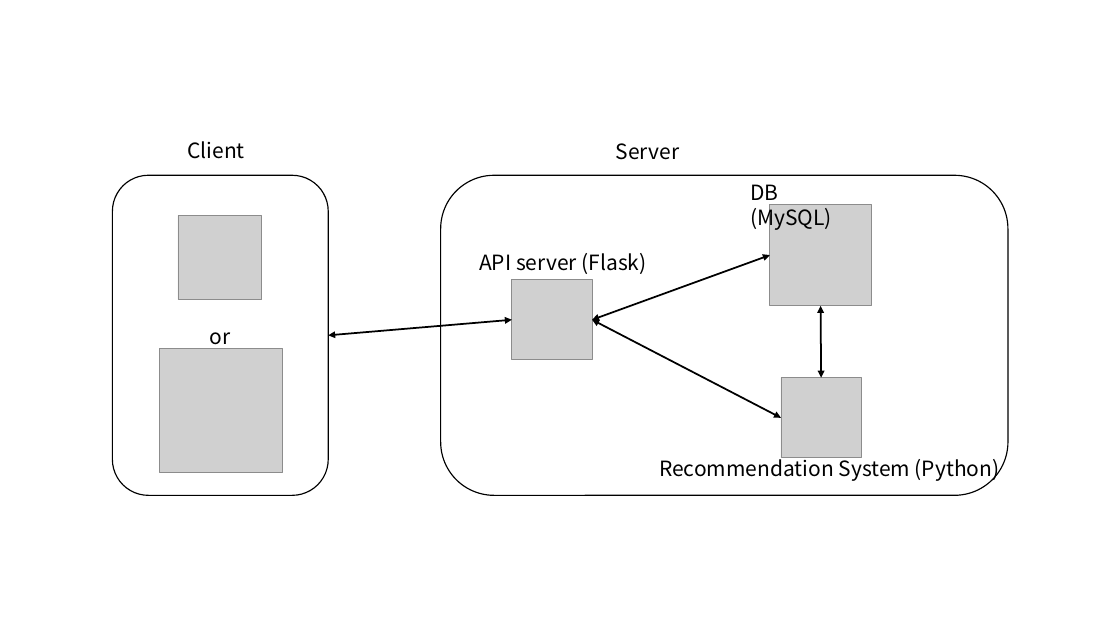
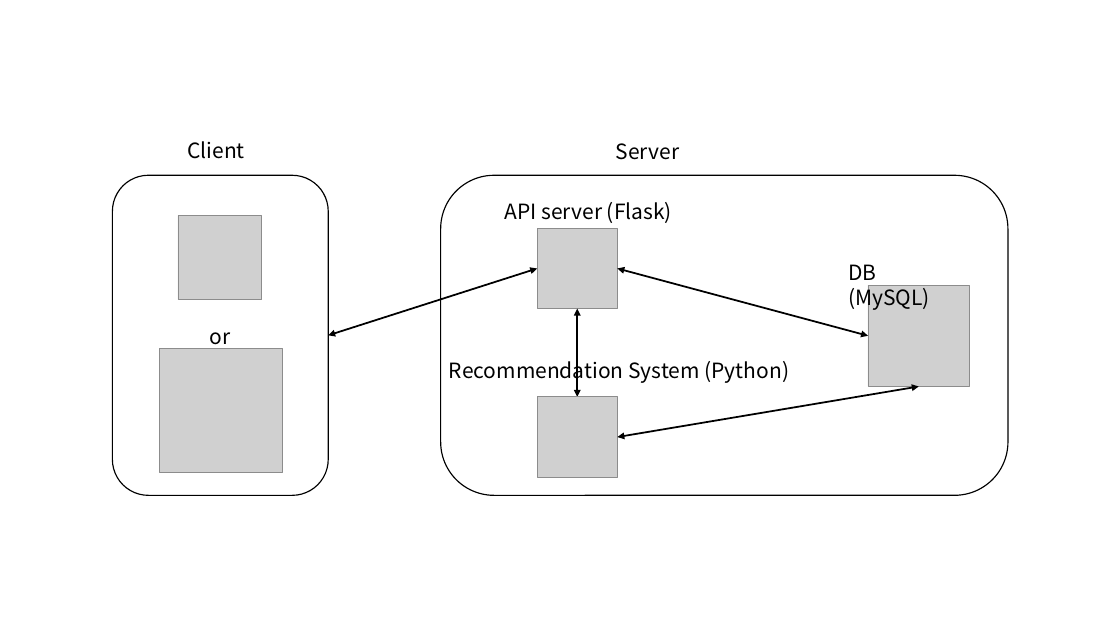
Before and after one commit to swy99/Easytodo_backend, a slide deck: slide 1 of backend context diagram.pptx. Drawn at 1120x630 pixels with LibreOffice and Linux fonts; fonts in the diff are those of the drawing; grey boxes stand for pictures. Boxes give left, top, right and bottom in pixels: in the first picture for what was removed or moved away, otherwise in the second. Text is boxed around its words. In the diff, an @@ line names an element or a change of style, - is before the commit and + after.

```diff
--- a/backend context diagram.pptx
+++ b/backend context diagram.pptx
@@ text "API server (Flask)" moved from (x1=479, y1=253, x2=647, y2=274) to (x1=505, y1=202, x2=672, y2=223) @@
@@ picture moved from (x1=512, y1=280, x2=592, y2=360) to (x1=537, y1=229, x2=618, y2=309) @@
@@ double arrow moved from (329, 335) - (512, 320) to (329, 335) - (537, 269) @@
@@ double arrow moved from (592, 320) - (770, 255) to (618, 269) - (868, 336) @@
@@ text "DB (MySQL)" moved from (x1=750, y1=184, x2=832, y2=230) to (x1=848, y1=264, x2=930, y2=311) @@
@@ picture moved from (x1=770, y1=204, x2=872, y2=306) to (x1=868, y1=285, x2=970, y2=386) @@
@@ double arrow moved from (592, 320) - (781, 418) to (577, 308) - (577, 397) @@
@@ text "Recommendation System (Python)" moved from (x1=659, y1=455, x2=1000, y2=481) to (x1=449, y1=357, x2=790, y2=383) @@
@@ double arrow moved from (821, 306) - (822, 378) to (919, 386) - (618, 437) @@
@@ picture moved from (x1=781, y1=378, x2=862, y2=459) to (x1=537, y1=397, x2=618, y2=477) @@
```
Also in this commit, not shown: 2 other files.
